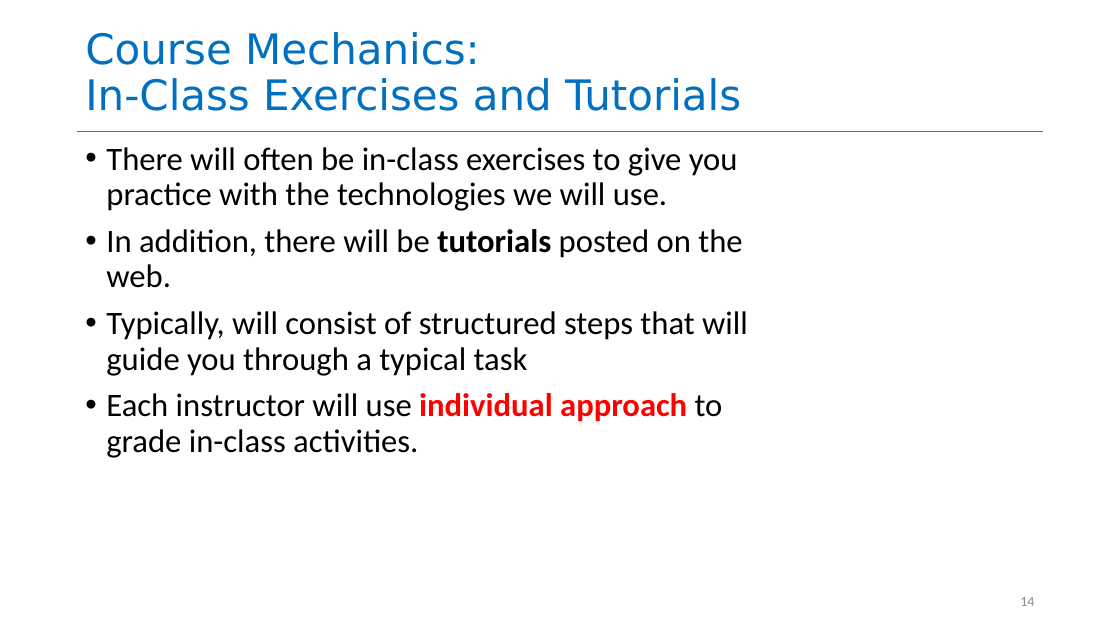
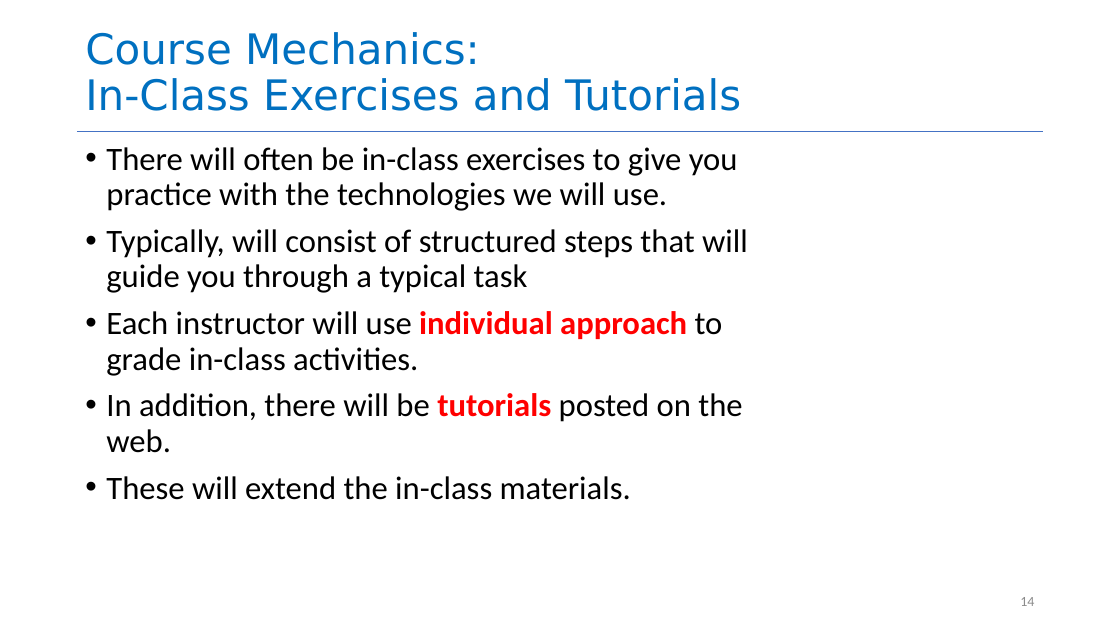
Before and after one commit to neu-se/CS4530-Spring-2023, a slide deck: slide 14 of Slides/Module 01.1 Course Introduction.pptx. Drawn at 1120x630 pixels with LibreOffice and Linux fonts; fonts in the diff are those of the drawing. Boxes give left, top, right and bottom in pixels: in the first picture for what was removed or moved away, otherwise in the second. Text is boxed around its words. In the diff, an @@ line names an element or a change of style, - is before the commit and + after.

Commit message:
tweaked Module 01.1 slides to improve text

```diff
--- a/Slides/Module 01.1 Course Introduction.pptx
+++ b/Slides/Module 01.1 Course Introduction.pptx
@@ text at box(106, 229, 742, 288): paragraph removed @@
-• In addition, there will be tutorials posted on the web.
@@ text at box(106, 393, 742, 500): paragraphs added @@
+• In addition, there will be tutorials posted on the web.
+• These will extend the in-class materials.
```
Also in this commit, not shown: 2 other slides changed, 1 slide added, 1 other file.
